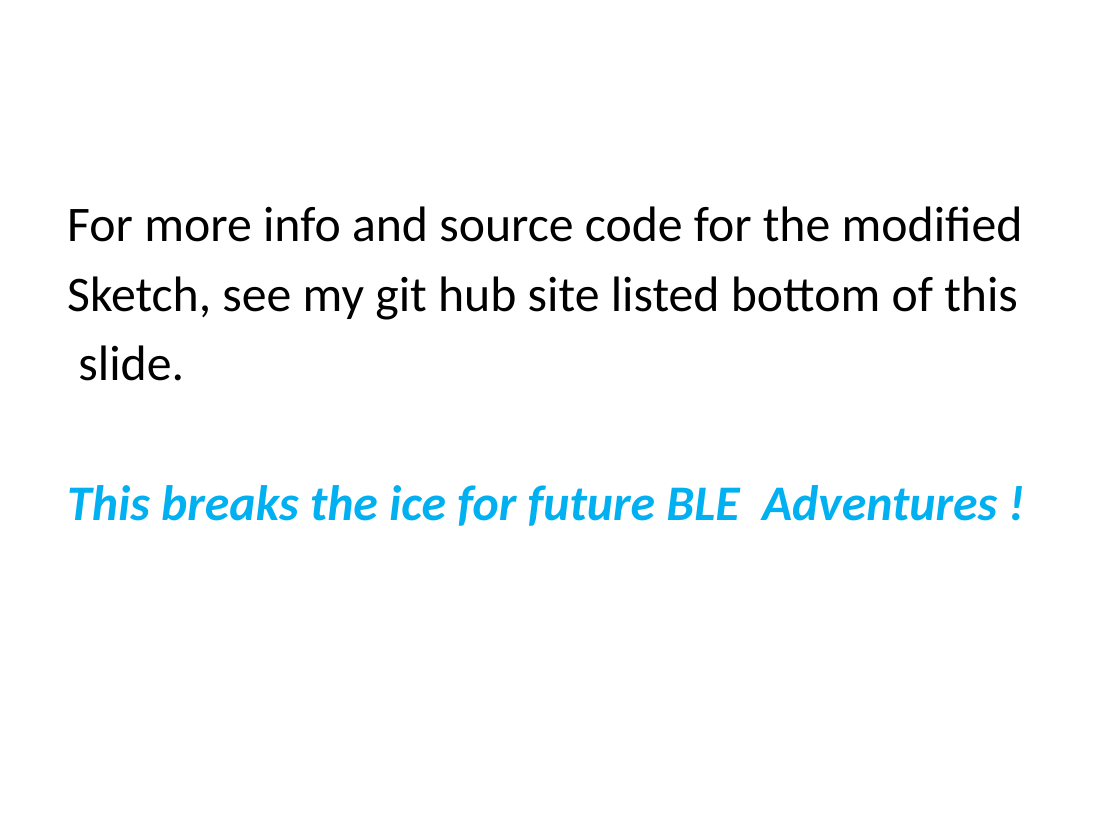
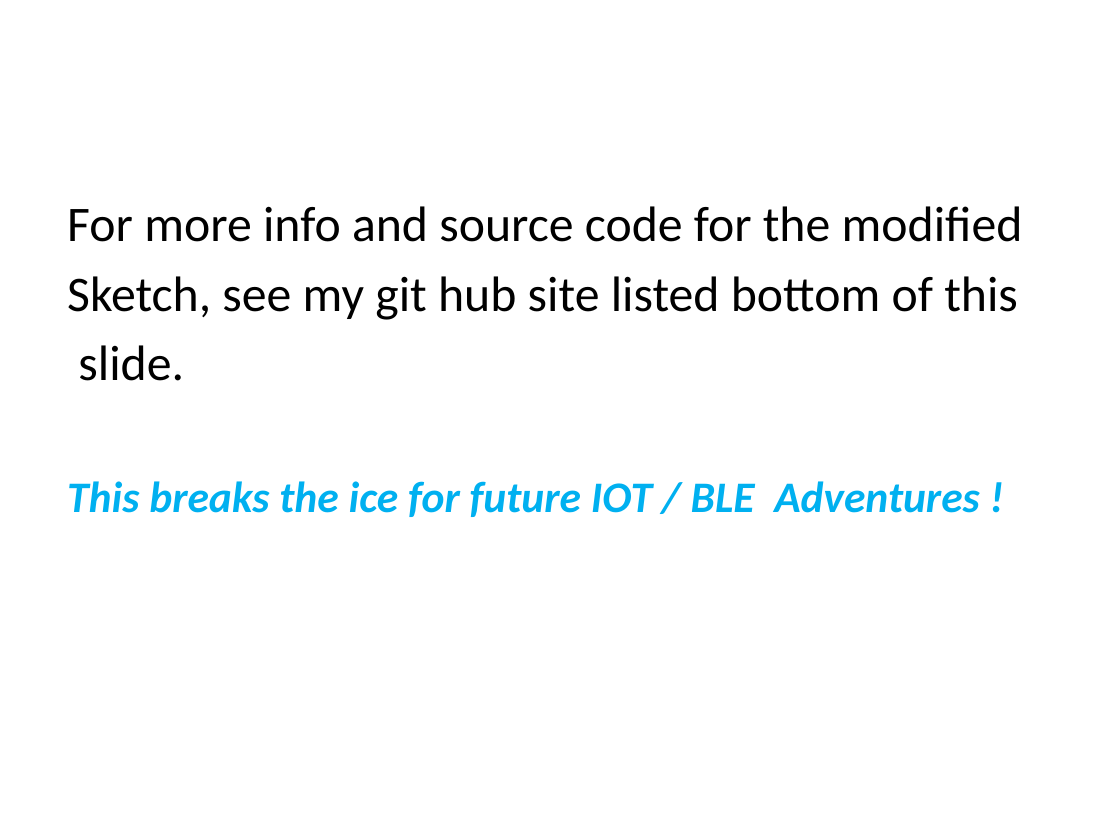
Before and after one commit to jmkuss/BLE_Nano2_Demo, a slide deck: slide 15 of PresentationCues.pptx (slide 16 before the commit). Drawn at 1120x840 pixels with LibreOffice and Linux fonts; fonts in the diff are those of the drawing. Boxes give left, top, right and bottom in pixels: in the first picture for what was removed or moved away, otherwise in the second. Text is boxed around its words. In the diff, an @@ line names an element or a change of style, - is before the commit and + after.

```diff
--- a/PresentationCues.pptx
+++ b/PresentationCues.pptx
@@ text at [67, 481, 979, 517]: text changed; size 32 to 28 pt @@
-This breaks the ice for future BLE Adventures !
+This breaks the ice for future IOT / BLE Adventures !
```
Also in this commit, not shown: 14 other slides changed, 1 slide removed, 3 other files.
